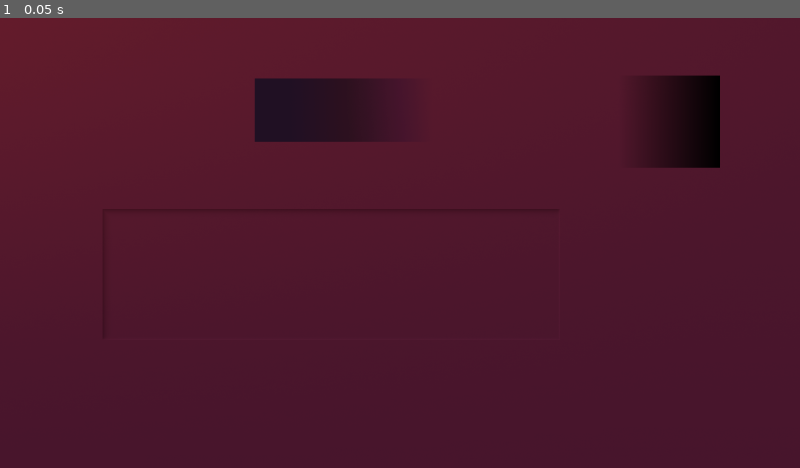
Above: before the commit, frame 1.
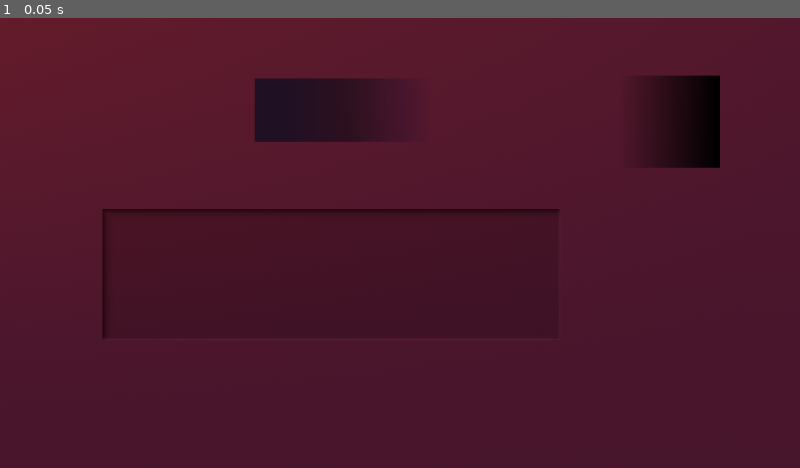
Above: after the commit, the same moment.

Repository: Aurif/az_zy-idle
Game: Godot game, scene res://scenes/main.tscn
Same seed, same stepped clock (60 frames per second), same inputs: the game is played once before the commit and once after it.
Inputs:
- Up to frame 1 (0.05 s): no input

The runs differ from the first frame. In frame 1, 0.3% of the frame differs, in the area x 12-70%, y 42-71%.

Commit message:
Godot - improved neuromorphic shaders

Diff:
--- a/Game Source/dev_stories/shadows.tscn
+++ b/Game Source/dev_stories/shadows.tscn
@@ -34,6 +34,20 @@
 
 [sub_resource type="GradientTexture1D" id="GradientTexture1D_duvym"]
 gradient = SubResource("Gradient_6hj33")
+
+[sub_resource type="Gradient" id="Gradient_5tgrt"]
+offsets = PackedFloat32Array(0)
+colors = PackedColorArray(0.627451, 0.627451, 0.627451, 1)
+
+[sub_resource type="GradientTexture1D" id="GradientTexture1D_vepxe"]
+gradient = SubResource("Gradient_5tgrt")
+
+[sub_resource type="Gradient" id="Gradient_wqj4y"]
+offsets = PackedFloat32Array(0.0060241)
+colors = PackedColorArray(0.376471, 0.376471, 0.376471, 1)
+
+[sub_resource type="GradientTexture1D" id="GradientTexture1D_jb832"]
+gradient = SubResource("Gradient_wqj4y")
 
 [sub_resource type="Gradient" id="Gradient_aejth"]
 offsets = PackedFloat32Array(0)
@@ -127,15 +141,27 @@
 
 [node name="Sprite2D4" type="Sprite2D" parent="."]
 visibility_layer = 4
-position = Vector2(966, 272.875)
-scale = Vector2(0.378906, 404.25)
+position = Vector2(925.25, 271.125)
+scale = Vector2(0.173828, 404.25)
 texture = SubResource("GradientTexture1D_beekr")
 
 [node name="Sprite2D5" type="Sprite2D" parent="."]
 visibility_layer = 4
-position = Vector2(970, 783)
-scale = Vector2(0.344483, 409.75)
+position = Vector2(931.453, 781.25)
+scale = Vector2(0.156617, 409.75)
 texture = SubResource("GradientTexture1D_duvym")
+
+[node name="Sprite2D6" type="Sprite2D" parent="."]
+visibility_layer = 4
+position = Vector2(1007.25, 270.125)
+scale = Vector2(0.173828, 404.25)
+texture = SubResource("GradientTexture1D_vepxe")
+
+[node name="Sprite2D7" type="Sprite2D" parent="."]
+visibility_layer = 4
+position = Vector2(1013.45, 780.25)
+scale = Vector2(0.156617, 409.75)
+texture = SubResource("GradientTexture1D_jb832")
 
 [node name="Node2D2" type="Node2D" parent="."]
 visibility_layer = 4
@@ -162,7 +188,7 @@
 
 [node name="Sprite2D4" type="Sprite2D" parent="Node2D2"]
 visibility_layer = 4
-position = Vector2(495.531, 518.5)
+position = Vector2(495.531, 517.5)
 scale = Vector2(3.87085, 227)
 texture = SubResource("GradientTexture1D_duvym")
 
--- a/Game Source/shaders/neuro/neuro.gdshader
+++ b/Game Source/shaders/neuro/neuro.gdshader
@@ -29,8 +29,8 @@
     float total_diff_glare = 0.0;
     for(int i=0; i < shadow_steps; i++) {
         float fi = float(i);
-        float elevation_diff_shadow = max(elevation(TEXTURE, UV+light_dir*fi)-this_elevation, 0.0);
-        float elevation_diff_glare = max(elevation(TEXTURE, UV-light_dir*fi)-this_elevation, 0.0);
+        float elevation_diff_shadow = clamp(elevation(TEXTURE, UV+light_dir*fi)-this_elevation, 0.0, 0.125)*8.0;
+        float elevation_diff_glare = clamp(elevation(TEXTURE, UV-light_dir*fi)-this_elevation, 0.0, 0.125)*8.0;
 
         total_diff_shadow = max(total_diff_shadow, elevation_diff_shadow*exp(-fi / decay_factor));
         total_diff_glare = max(total_diff_glare, elevation_diff_glare*exp(-fi / decay_factor / glare_ratio));
@@ -38,5 +38,7 @@
 
     float normalized_diff = (total_diff_glare - total_diff_shadow) / 2.0 + 0.5;
     vec4 target_color = texture(light_color_gradient, vec2(normalized_diff, 0.0));
-    COLOR = soft_light(texture(previous_texture, UV), target_color);
+    vec4 color_with_edges = soft_light(texture(previous_texture, UV), target_color);
+    vec4 depth_color = texture(light_color_gradient, vec2(this_elevation+0.5, 0.0)) * vec4(1, 1, 1, abs(this_elevation)*0.5);
+    COLOR = soft_light(color_with_edges, depth_color);
 }
Not shown: 1 places in Game Source/dev_stories/shadows.tscn that only renumber resources
